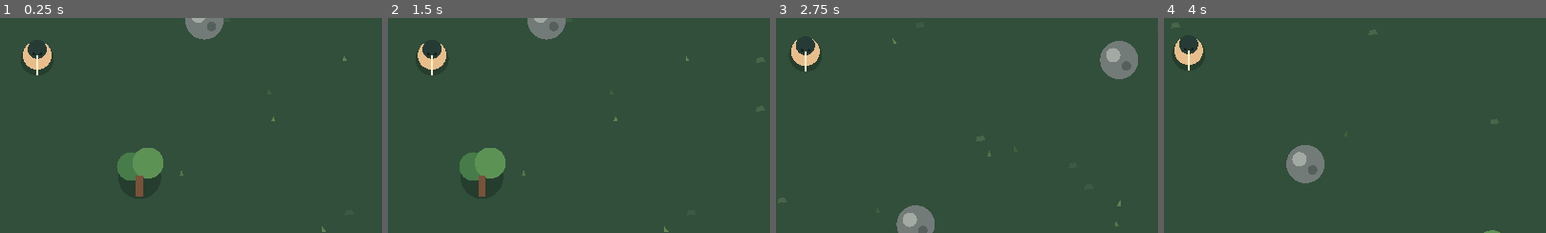
Above: before the commit, frames 1-4 (left to right).
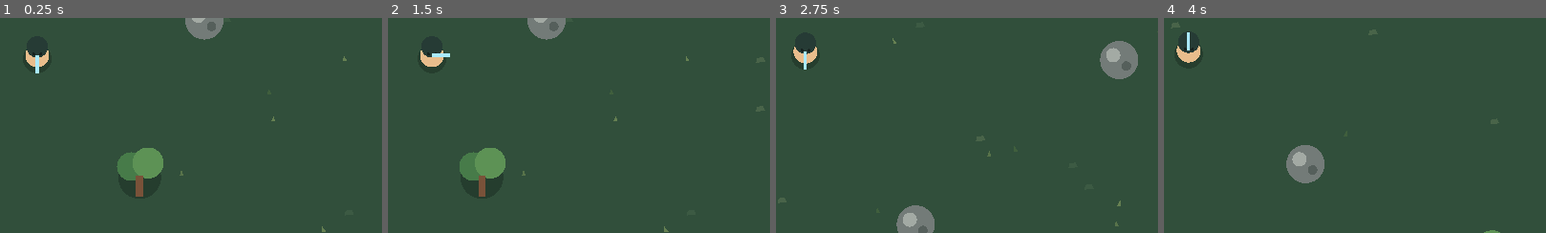
Above: after the commit, the same moments.

Repository: vanessaarcelino13-blip/Jogo-sobreviv-ncia-
Game: Godot game, scene res://scenes/main.tscn
Same seed, same stepped clock (60 frames per second), same inputs: the game is played once before the commit and once after it.
Inputs:
- Up to frame 1 (0.25 s): no input
- Up to frame 2 (1.5 s): click "Salvar" at 0.5 s; tap Enter at 1.25 s; hold D (move_right) from 1.28 s (still down); hold E (interact) from 1.28 s (still down)
- Up to frame 3 (2.75 s): release D (move_right) at 2.03 s; release E (interact) at 2.03 s; hold S (move_down) from 2.03 s (still down); tap E (interact) at 2.1 s
- Up to frame 4 (4 s): release S (move_down) at 2.78 s; hold D (move_right) 2.78-3.53 s; hold E (interact) 2.78-3.53 s; hold W (move_up) from 3.53 s (still down); tap E (interact) at 3.6 s
The pictures show only the part of the screen within x 45-95%, y 41-91%; the shares and areas given below are measured in that part.

The runs differ from the first frame. In frame 1, 0.3% of the frame differs, in the area x 6-14%, y 12-27%; in frame 2, 0.3%, in the area x 7-17%, y 12-27%; in frame 3, 0.3%; in frame 4, 0.3%.

Commit message:
Add non-graphic wildlife defense pulse

Diff:
--- a/scripts/player.gd
+++ b/scripts/player.gd
@@ -1,22 +1,42 @@
 extends CharacterBody2D
 
 @export var speed: float = 220.0
+@export var pulse_radius: float = 112.0
+@export var pulse_cooldown: float = 1.4
 var facing: Vector2 = Vector2.DOWN
+var pulse_timer := 0.0
+var pulse_visual := 0.0
 
 func _ready() -> void:
     motion_mode = CharacterBody2D.MOTION_MODE_FLOATING
     queue_redraw()
 
-func _physics_process(_delta: float) -> void:
+func _physics_process(delta: float) -> void:
+    pulse_timer = maxf(0.0, pulse_timer - delta)
+    pulse_visual = maxf(0.0, pulse_visual - delta)
     var direction := Input.get_vector("move_left", "move_right", "move_up", "move_down")
     if direction.length() > 0.05:
         facing = direction.normalized()
     velocity = direction * speed
     move_and_slide()
+    queue_redraw()
 
 func _unhandled_input(event: InputEvent) -> void:
     if event.is_action_pressed("interact"):
         collect_nearest_resource()
+    if event.is_action_pressed("defend"):
+        use_pulse()
+
+func use_pulse() -> void:
+    if pulse_timer > 0.0:
+        return
+    pulse_timer = pulse_cooldown
+    pulse_visual = 0.28
+    for animal in get_tree().get_nodes_in_group("wildlife"):
+        if is_instance_valid(animal) and global_position.distance_to(animal.global_position) <= pulse_radius:
+            if animal.has_method("scare_away"):
+                animal.scare_away(global_position)
+    queue_redraw()
 
 func collect_nearest_resource() -> void:
     var closest: Area2D = null
@@ -32,9 +52,12 @@
         closest.collect()
 
 func _draw() -> void:
-    draw_circle(Vector2(0, 3), 14, Color(0, 0, 0, 0.22))
-    draw_circle(Vector2.ZERO, 12, Color("e8bd8c"))
-    draw_circle(Vector2(0, -5), 8, Color("263b35"))
+    if pulse_visual > 0.0:
+        var alpha := pulse_visual / 0.28
+        draw_arc(Vector2.ZERO, pulse_radius * (1.0 - alpha * 0.35), 0.0, TAU, 48, Color(0.45, 0.85, 1.0, alpha * 0.8), 3.0)
+    draw_circle(Vector2(0, 3), 12, Color(0, 0, 0, 0.22))
+    draw_circle(Vector2.ZERO, 10, Color("e8bd8c"))
+    draw_circle(Vector2(0, -7), 9, Color("263b35"))
     draw_circle(Vector2(-3, -1), 1.3, Color("17221f"))
     draw_circle(Vector2(3, -1), 1.3, Color("17221f"))
-    draw_line(Vector2.ZERO, facing * 17.0, Color("fff0c9"), 2.0)
+    draw_line(Vector2.ZERO, facing * 15.0, Color("a9eaff"), 2.5)
